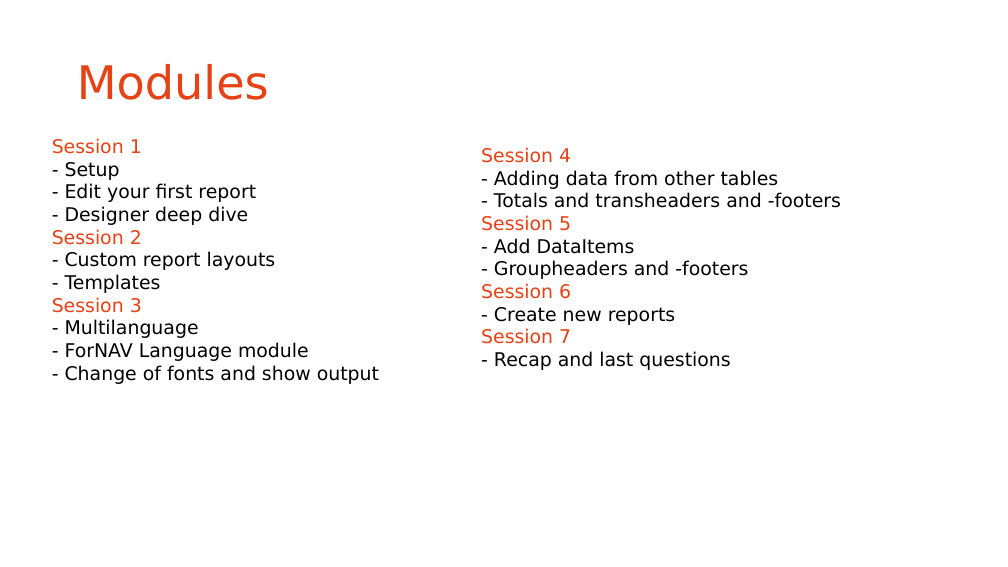
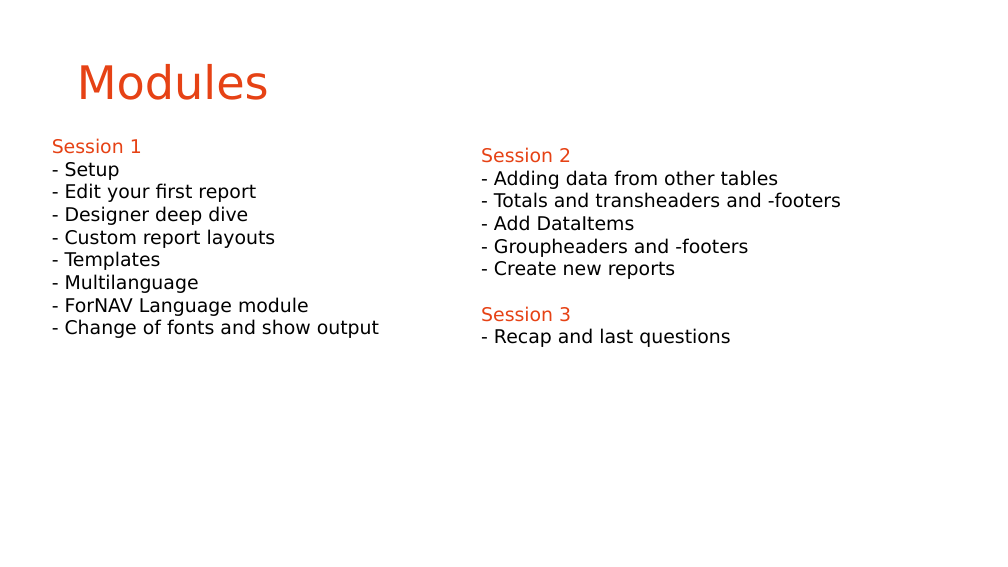
Before and after one commit to renebrummel/ForNAV.TrainingModules, a slide deck: slide 2 of Powerpoint/Webinar.pptx. Drawn at 1008x567 pixels with LibreOffice and Linux fonts; fonts in the diff are those of the drawing; background and template pictures are left out. Boxes give left, top, right and bottom in pixels: in the first picture for what was removed or moved away, otherwise in the second. Text is boxed around its words. In the diff, an @@ line names an element or a change of style, - is before the commit and + after.

```diff
--- a/Powerpoint/Webinar.pptx
+++ b/Powerpoint/Webinar.pptx
@@ text at (x1=481, y1=147, x2=571, y2=163): text changed @@
-Session 4
+Session 2
@@ text at (x1=52, y1=229, x2=142, y2=245): paragraph removed @@
-Session 2
@@ text at (x1=481, y1=215, x2=571, y2=231): paragraph removed @@
-Session 5
@@ text at (x1=52, y1=297, x2=142, y2=313): paragraph removed @@
-Session 3
@@ text at (x1=481, y1=283, x2=571, y2=299): paragraph removed @@
-Session 6
@@ text at (x1=481, y1=306, x2=571, y2=322): text changed @@
-Session 7
+Session 3
```
Also in this commit, not shown: 5 other files.
